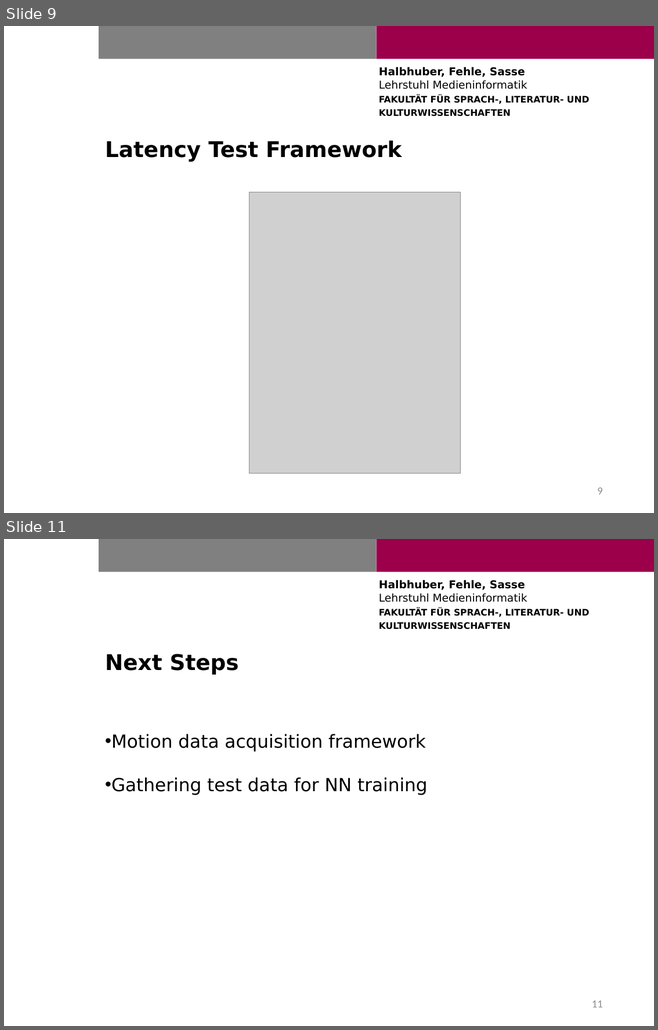
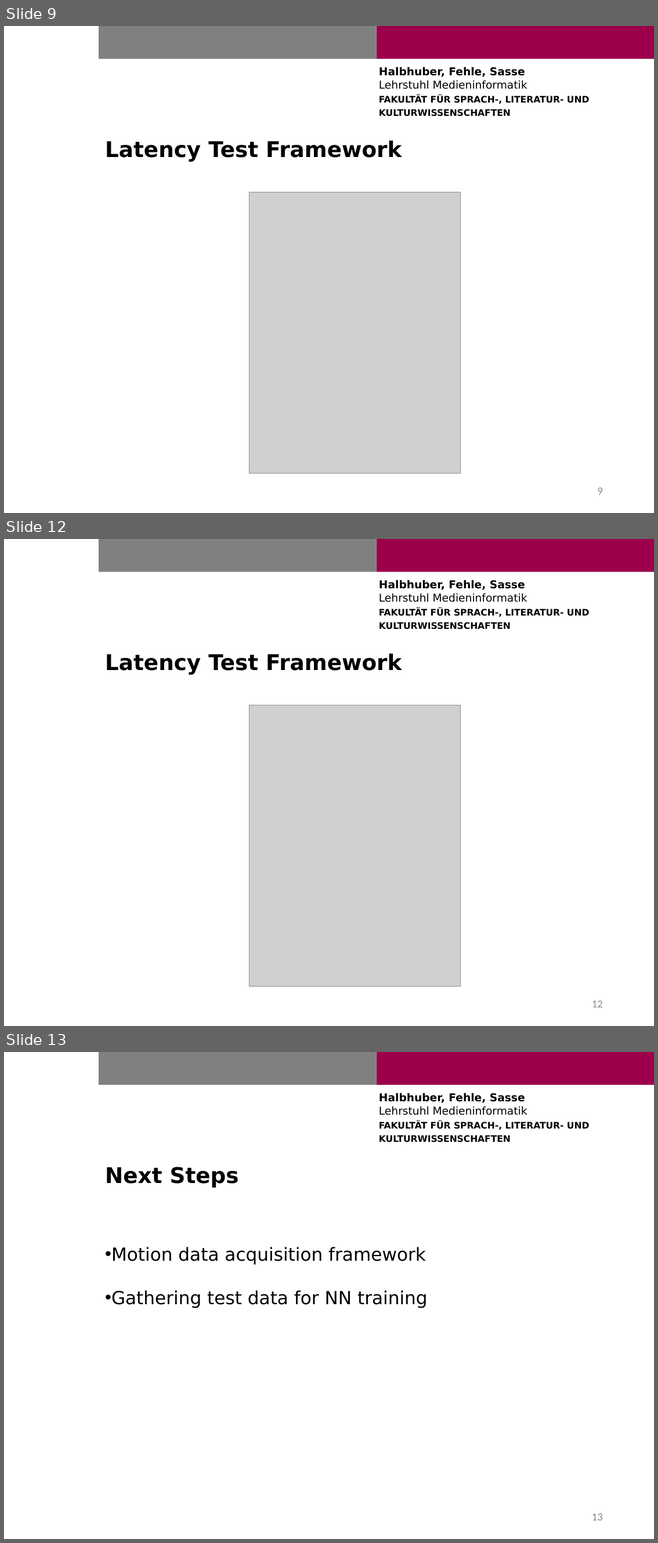
Before and after one commit to Cele3x/practical-seminar, a slide deck: 02-status-reports/20190606/fehle_halbhuber_sasse_predict_vr_movement.pptx. Shown one above the other, each under a label of ours: slides 9 and 11 before the commit, slides 9, 12 and 13 after it; the slides between them are not shown. The pictures are 658x1030 and 658x1543 pixels, drawn with LibreOffice and Linux fonts; fonts in the diff are those of the drawing; grey boxes stand for pictures; background and template pictures are left out. Boxes give left, top, right and bottom in pixels: in the first picture for what was removed or moved away, otherwise in the second. Text is boxed around its words. In the diff, an @@ line names an element or a change of style, - is before the commit and + after.

```diff
--- a/02-status-reports/20190606/fehle_halbhuber_sasse_predict_vr_movement.pptx
+++ b/02-status-reports/20190606/fehle_halbhuber_sasse_predict_vr_movement.pptx
@@ slide 12 added at (4,539,654,1026), background #FFFFFF; not listed: 3 template elements that a slide beside it also shows @@
@@ title added at (105,653,401,675), 24 pt, text #000000, bold @@
+Latency Test Framework
@@ picture added at (249,705,460,987) @@
@@ page number added at (592,1001,603,1008), 12 pt, text #8C8C8C @@
+12
@@ what was slide 11 is now slide 13 @@
@@ page number at (592,1514,603,1521): text changed @@
-11
+13
```
Also in this commit, not shown: 1 slide changed, 1 other slide added.
